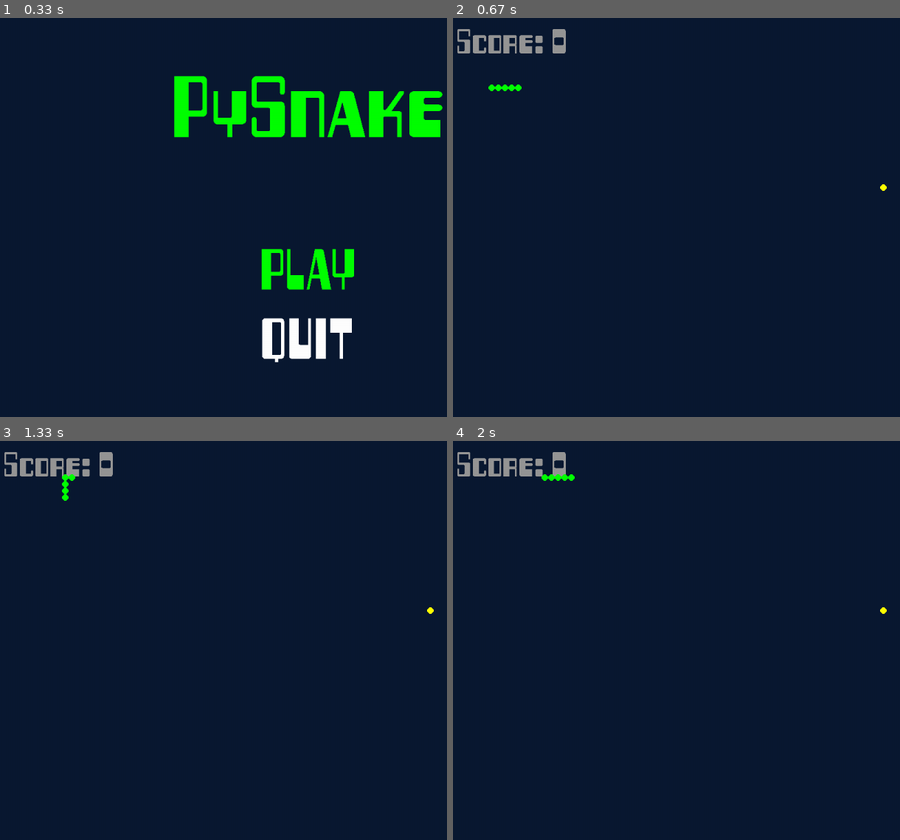
Above: before the commit, frames 1-4 (two rows, left to right).
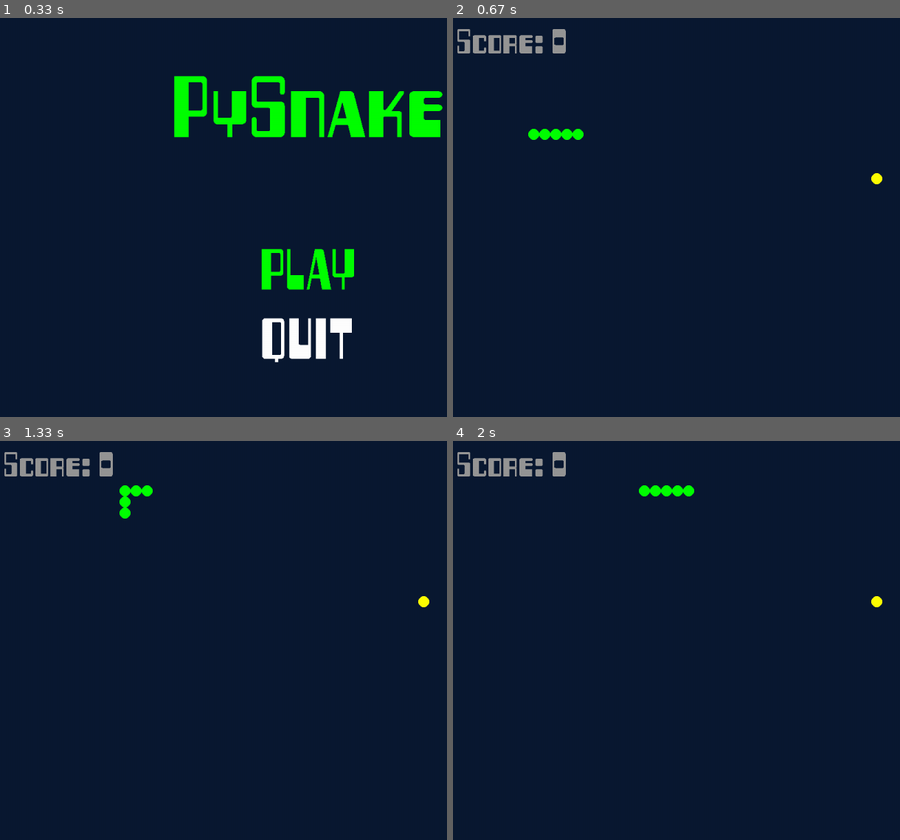
Above: after the commit, the same moments.

Repository: joaquinfontela/PyGame
Game: pygame game, started from Snake/src/main.py
Same seed, same stepped clock (60 frames per second), same inputs: the game is played once before the commit and once after it.
Inputs:
- Up to frame 1 (0.33 s): no input
- Up to frame 2 (0.67 s): tap Enter at 0.33 s
- Up to frame 3 (1.33 s): hold Up 0.67-1.13 s; hold Right from 1.17 s (still down)
- Up to frame 4 (2 s): release Right at 1.63 s; hold Left from 1.67 s (still down)

Frame 1 is identical in both runs. In frame 2, 0.5% of the frame differs, in the area x 7-98%, y 16-44%; in frame 3, 0.5%; in frame 4, 0.5%.

Commit message:
modfy the way that the snake updates its image

Diff:
--- a/Snake/src/Config/config.json
+++ b/Snake/src/Config/config.json
@@ -1,6 +1,6 @@
 {
     "font": "Fonts/retro.ttf",
-    "circle_diameter": 12,
+    "circle_diameter": 20,
     "colors": {
         "score": [
             150,
--- a/Snake/src/Game.py
+++ b/Snake/src/Game.py
@@ -22,6 +22,7 @@
 SPECIAL_FOOD_COLLECTED_SOUND_PATH = CONFIGS["sounds"]["special_food_collected"]
 pygame.mixer.init()
 PLAYER_LOST_SOUND = pygame.mixer.Sound(PLAYER_LOST_SOUND_PATH)
+PLAYER_LOST_SOUND.set_volume(0.5)
 FOOD_COLLECTED_SOUND = pygame.mixer.Sound(
     FOOD_COLLECTED_SOUND_PATH)
 FOOD_COLLECTED_SOUND.set_volume(0.5)
@@ -48,12 +49,10 @@
         while self.open:
             time.sleep(SLEEP_PER_UPDATE)
             self.moves += 1
-            eventList = pygame.event.get()
-            if pygame.QUIT in map(lambda e: e.type, eventList):
-                self.open = False
-                self.window.stopRunning()
-            if eventList:
-                event = eventList[0]
+            for event in pygame.event.get():
+                if event.type == pygame.QUIT:
+                    self.open = False
+                    self.window.stopRunning()
                 if event.type == pygame.KEYDOWN:
                     self.handleKeyDown(event)
             self.updateSnakePosition()
@@ -68,6 +67,9 @@
             self.snake.changeDirection(LeftDirection())
         elif event.key == pygame.K_RIGHT:
             self.snake.changeDirection(RightDirection())
+        else:
+            return
+        self.updateSnakePosition()
 
     def updateSnakePosition(self):
         pygame.display.flip()
@@ -109,7 +111,7 @@
             pygame.mixer.Sound.play(FOOD_COLLECTED_SOUND)
         if self.specialFoodPosition and list(self.specialFoodPosition) in self.snake.getBodyPosition():
             self.snake.eatFood()
-            self.score += 50
+            self.score += (50 + self.specialFoodCountdown)
             self.specialFoodPosition = None
             pygame.mixer.Sound.play(SPECIAL_FOOD_COLLECTED_SOUND)
 
